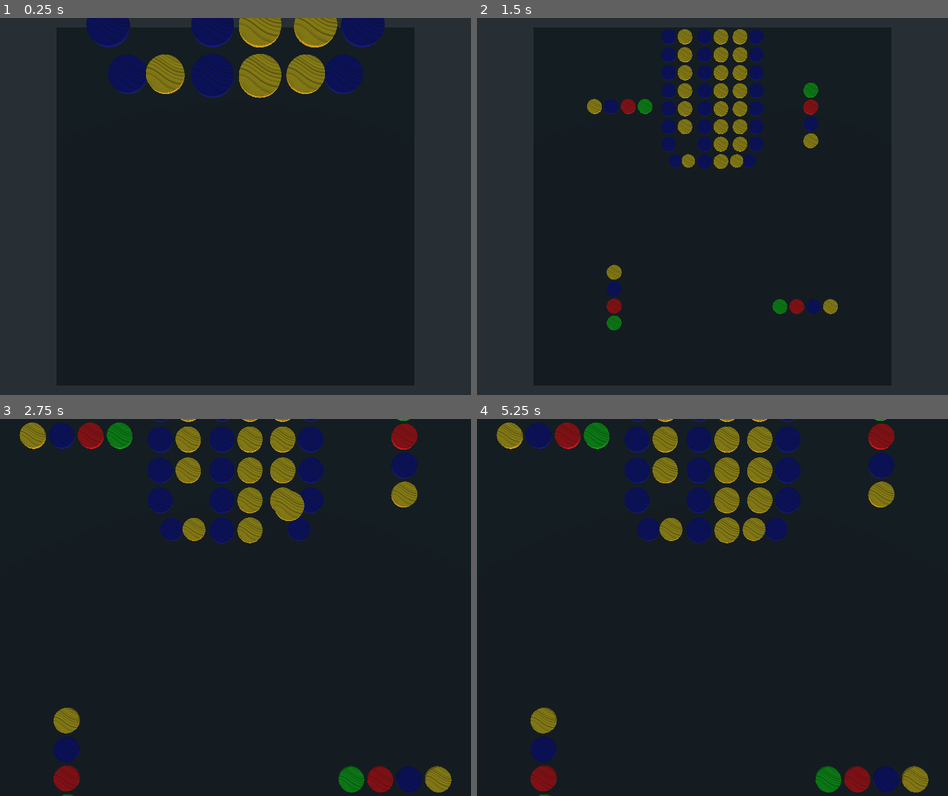
Above: before the commit, frames 1-4 (two rows, left to right).
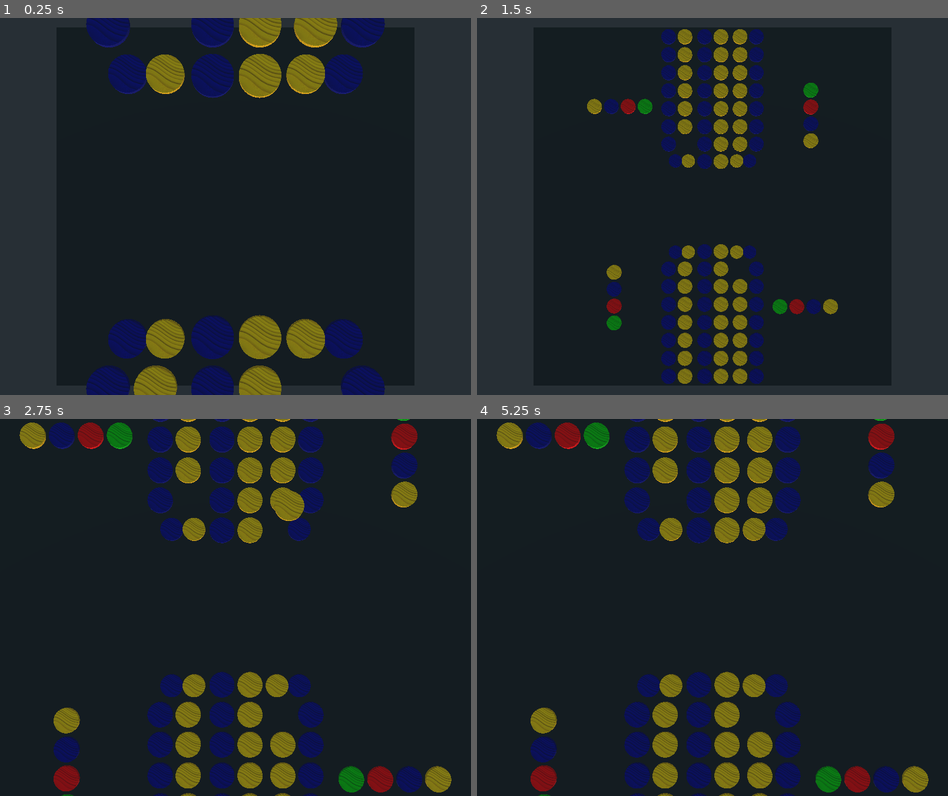
Above: after the commit, the same moments.

Repository: turulomio/gdparchis
Game: Godot game, scene res://scenes/Game4.tscn
Same seed, same stepped clock (60 frames per second), same inputs: the game is played once before the commit and once after it.
Inputs (mouse positions are in pixels of both pictures, inside the frame that each line leads up to):
- Up to frame 1 (0.25 s): no input
- Up to frame 2 (1.5 s): move the mouse to (816, 187) at 0.52 s; click (816, 187) at 0.6 s; move the mouse to (618, 225) at 1.27 s; click (618, 225) at 1.35 s
- Up to frame 3 (2.75 s): tap Enter at 2 s; move the mouse to (282, 524) at 2.02 s; tap Z (zoom_in) at 2.1 s; click (282, 524) at 2.3 s
- Up to frame 4 (5.25 s): move the mouse to (688, 682) at 2.77 s; tap A (zoom_out) at 2.85 s; click (688, 682) at 3.05 s; tap Space at 3.5, 5 s; move the mouse to (853, 664) at 3.52 s; click (853, 664) at 3.6 s; tap Enter at 4.25 s; move the mouse to (571, 550) at 4.27 s; click (571, 550) at 4.35 s; move the mouse to (736, 607) at 5.02 s; tap Z (zoom_in) at 5.1 s

The runs differ from the first frame. In frame 1, 7.3% of the frame differs, in the area x 18-82%, y 78-100%; in frame 2, 4.5%; in frame 3, 6.5%; in frame 4, 6.5%.

Commit message:
Removed imports and fix conflict

Diff:
--- a/scenes/Globals.gd
+++ b/scenes/Globals.gd
@@ -47,6 +47,49 @@
 			return [Vector3(-4.9,h,-11.1), Vector3(-7.8,h,-11.1)][square_position]
 		8:
 			return [Vector3(-4.3,h,-8.1), Vector3(-6.6,h,-8.1)][square_position]
+
+
+		26:
+			return [Vector3(-4.3,h,8.1), Vector3(-6.6,h,8.1)][square_position]
+		27:
+			return [Vector3(-4.9,h,11.1), Vector3(-7.8,h,11.1)][square_position]
+		28:
+			return [Vector3(-4.9,h,14.2), Vector3(-7.8,h,14.2)][square_position]
+		29:
+			return [Vector3(-4.9,h,17.4), Vector3(-7.8,h,17.4)][square_position]
+		30:
+			return [Vector3(-4.9,h,20.6), Vector3(-7.8,h,20.6)][square_position]
+		31:
+			return [Vector3(-4.9,h,23.8), Vector3(-7.8,h,23.8)][square_position]
+		32:
+			return [Vector3(-4.9,h,27.0), Vector3(-7.8,h,27.0)][square_position]
+		33:
+			return [Vector3(-4.9,h,30.2), Vector3(-7.8,h,30.2)][square_position]
+		34:
+			return [Vector3(1.5,h,30.2), Vector3(-1.4,h,30.2)][square_position]
+
+
+		35:
+			return [Vector3(4.9,h,30.2), Vector3(7.8,h,30.2)][square_position]
+		36:
+			return [Vector3(4.9,h,27.0), Vector3(7.8,h,27.0)][square_position]
+		37:
+			return [Vector3(4.9,h,23.8), Vector3(7.8,h,23.8)][square_position]
+		38:
+			return [Vector3(4.9,h,20.6), Vector3(7.8,h,20.6)][square_position]
+		39:
+			return [Vector3(4.9,h,17.4), Vector3(7.8,h,17.4)][square_position]
+		40:
+			return [Vector3(4.9,h,14.2), Vector3(7.8,h,14.2)][square_position]
+		41:
+			return [Vector3(4.9,h,11.1), Vector3(7.8,h,11.1)][square_position]
+		42:
+			return [Vector3(4.3,h,8.1), Vector3(6.6,h,8.1)][square_position]
+
+
+
+
+
 		60:
 			return [Vector3(4.3,h,-8.1), Vector3(6.6,h,-8.1)][square_position]
 		61:
@@ -79,6 +122,22 @@
 			return [Vector3(1.5,h,-11.1), Vector3(-1.4,h,-11.1)][square_position]
 		75:
 			return [Vector3(1.5,h,-8.0), Vector3(-1.4,h,-8.0)][square_position]
+
+
+		85: # Red ramp
+			return [Vector3(1.5,h,27.0), Vector3(-1.4,h,27.0)][square_position]
+		86:
+			return [Vector3(1.5,h,23.8), Vector3(-1.4,h,23.8)][square_position]
+		87:
+			return [Vector3(1.5,h,20.6), Vector3(-1.4,h,20.6)][square_position]
+		88:
+			return [Vector3(1.5,h,17.4), Vector3(-1.4,h,17.4)][square_position]
+		89:
+			return [Vector3(1.5,h,14.2), Vector3(-1.4,h,14.2)][square_position]
+		90:
+			return [Vector3(1.5,h,11.1), Vector3(-1.4,h,11.1)][square_position]
+		91:
+			return [Vector3(1.5,h,8.0), Vector3(-1.4,h,8.0)][square_position]
 		101:
 			return [Vector3(-21,h,-21+3.2), Vector3(-21+3,h,-21+3.2),Vector3(-21+6,h,-21+3.2),Vector3(-21+9,h,-21+3.2)][square_position]
 		102:
--- a/scenes/Piece.gd
+++ b/scenes/Piece.gd
@@ -5,7 +5,7 @@
 var id : int = 0
 var player: Player
 var route: Route
-var route_position: int = 20# Al iniciar mejor que no sea la primera para que se va bien el debug y da igual
+var route_position: int = 20# Al iniciar mejor que no sea la primera para que se vea bien el debug y da igual
 var square_position: int = 0
 
 func _physics_process(_delta):
@@ -87,8 +87,8 @@
 	self.route=p
 
 ## Returns true if move was successful, else false
-func move_to_route_position(route_position):
-	var square_final=self.route.square_at(route_position)
+func move_to_route_position(_route_position):
+	var square_final=self.route.square_at(_route_position)
 	var square_initial=self.square()
 
 	#Check if can move
@@ -101,7 +101,7 @@
 	square_final.pieces[new_square_position]=self
 	self.square_position=new_square_position
 
-	self.route_position=route_position
+	self.route_position=_route_position
 
 	#Interface move
 	self.global_transform.origin=Globals.position4(square_final.id,new_square_position)
--- a/scenes/Route.gd
+++ b/scenes/Route.gd
@@ -3,24 +3,24 @@
 
 var max_players: int
 var e_color
-func _init (p_max_players, e_color,squares):
-	self.max_players=p_max_players
-	self.e_color=e_color
+func _init (_p_max_players, _e_color,_squares):
+	self.max_players=_p_max_players
+	self.e_color=_e_color
 	for i in self.get_route_square_ids(self.max_players,self.e_color):
-		self.append(squares.get(i))
+		self.append(_squares.get(i))
 
 func _to_string():
 	return "[Route: "+ str(self.e_color) + "]"
 
-func get_route_square_ids(max_players, eColors):
-	if max_players==4:
-		if eColors==Globals.eColors.YELLOW:
+func get_route_square_ids(_max_players, _eColors):
+	if _max_players==4:
+		if _eColors==Globals.eColors.YELLOW:
 			return ([101]+range(5, 76+1))
-		elif eColors==Globals.eColors.BLUE:
+		elif _eColors==Globals.eColors.BLUE:
 			return [102]+ range(22, 68+1)+range(1, 17+1)+range(77, 84+1)
-		elif eColors==Globals.eColors.RED:
+		elif _eColors==Globals.eColors.RED:
 			return [103]+ range(39, 68+1) + range(1, 34+1) + range(85, 92+1)
-		elif eColors==Globals.eColors.GREEN:
+		elif _eColors==Globals.eColors.GREEN:
 			return [104]+ range(56, 68+1) + range(1, 51+1) + range(93, 100+1)
 
 func square_at(route_position):
Not shown, added: export_presets.cfg
